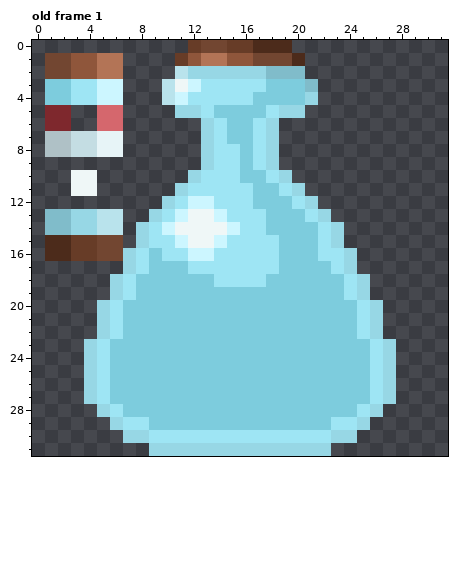
Pixel-art file: Assets/TCCHD2D/Art/Sprites/Objs/spr_iten_potion.aseprite. Above is the file before it was changed.
32x32 pixels, 1 frame. Colours within 5 levels of each other are drawn and written as one. Shown: old frame 1. The commit also changed other frames, which this record leaves out.
Once edited:
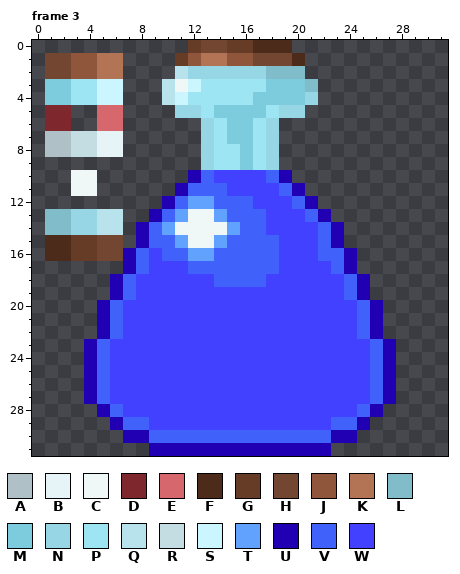
Palette (. is transparent): A #afc1c6  B #e7f4f7  C #eff7f7  D #7e282d  E #d5676d  F #4c2b1b  G #673c27  H #724631  J #8f563b  K #b37456  L #80bcca  M #7dccdd  N #97d7e5  P #9ee5f4  Q #b9e3ec  R #c4dde3  S #ccf6ff  T #61a2ff  U #2000b2  V #4161fb  W #4141ff
A new or re-ordered frame is compared with the old frame closest to it.
Diff:
frames 1 -> 3
Changed rows in their new state; - is an unchanged pixel.
Frame 3 is new; against old frame 1, layer "Layer 4":
first column x 4:
10 --------UVWWWWVU--------
11 -------UVVVWWWWVU-------
12 ------UVTTVVVWWWVU------
13 -----UVT--TVVVWWWVU-----
14 ----UVT----TVVWWWWVU----
15 ----UVVT--TVVVVWWWVU----
16 ---UVWVVTTVVVVVWWWVVU---
17 ---UVWWWVVVVVVVWWWWVU---
18 --UVWWWWWWVVVVWWWWWWVU--
19 --UVWWWWWWWWWWWWWWWWVU--
20 -UVWWWWWWWWWWWWWWWWWWVU-
21 -UVWWWWWWWWWWWWWWWWWWVU-
22 -UVWWWWWWWWWWWWWWWWWWVU-
23 UVWWWWWWWWWWWWWWWWWWWWVU
24 UVWWWWWWWWWWWWWWWWWWWWVU
25 UVWWWWWWWWWWWWWWWWWWWWVU
26 UVWWWWWWWWWWWWWWWWWWWWVU
27 UVWWWWWWWWWWWWWWWWWWWWVU
28 -UVWWWWWWWWWWWWWWWWWWVU-
29 --UVVWWWWWWWWWWWWWWVVU--
30 ---UUVVVVVVVVVVVVVVUU---
31 -----UUUUUUUUUUUUUU-----
Pixel boxes of the changes (left, top, right, bottom) in both pictures:
changed: (84, 170, 396, 456)
